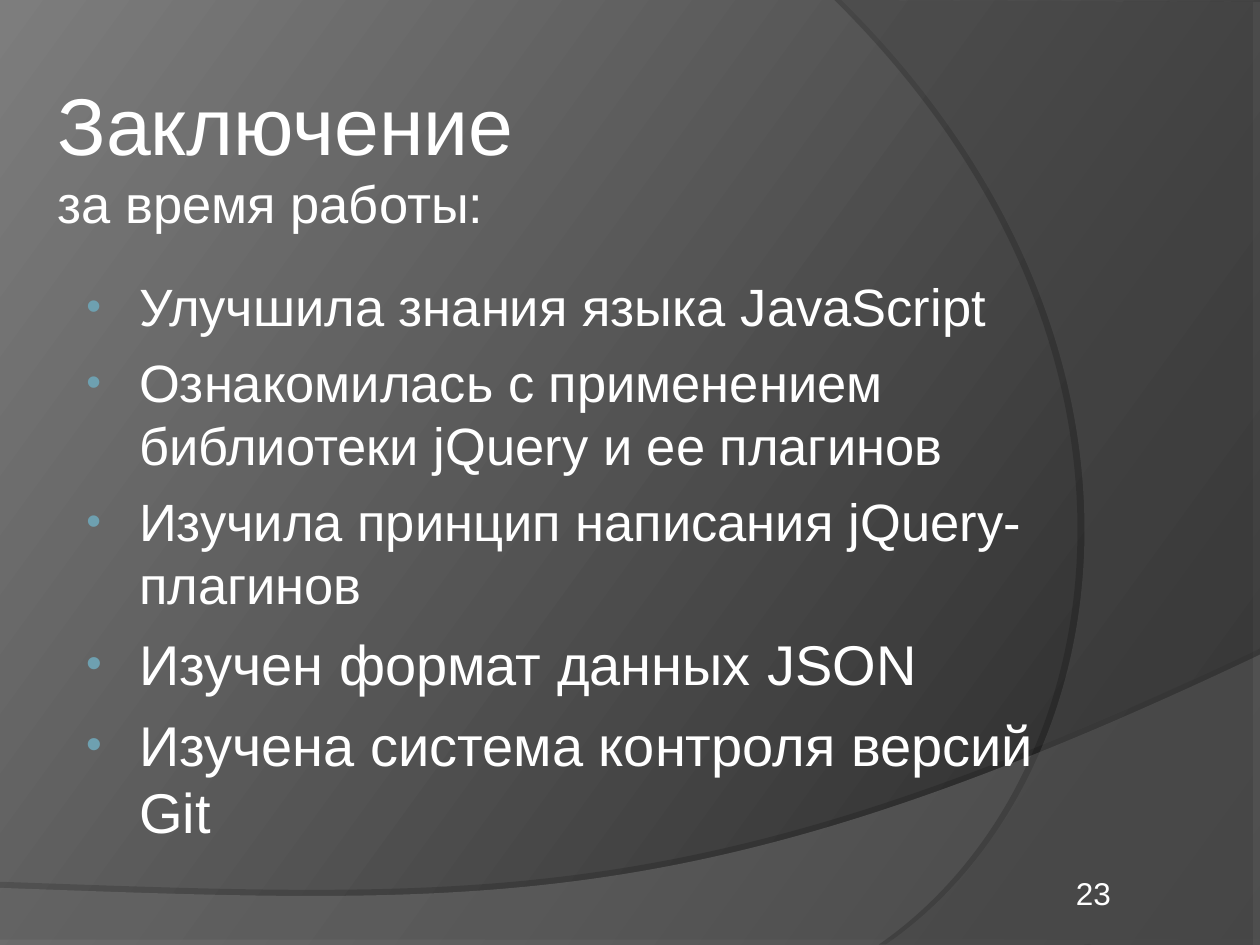
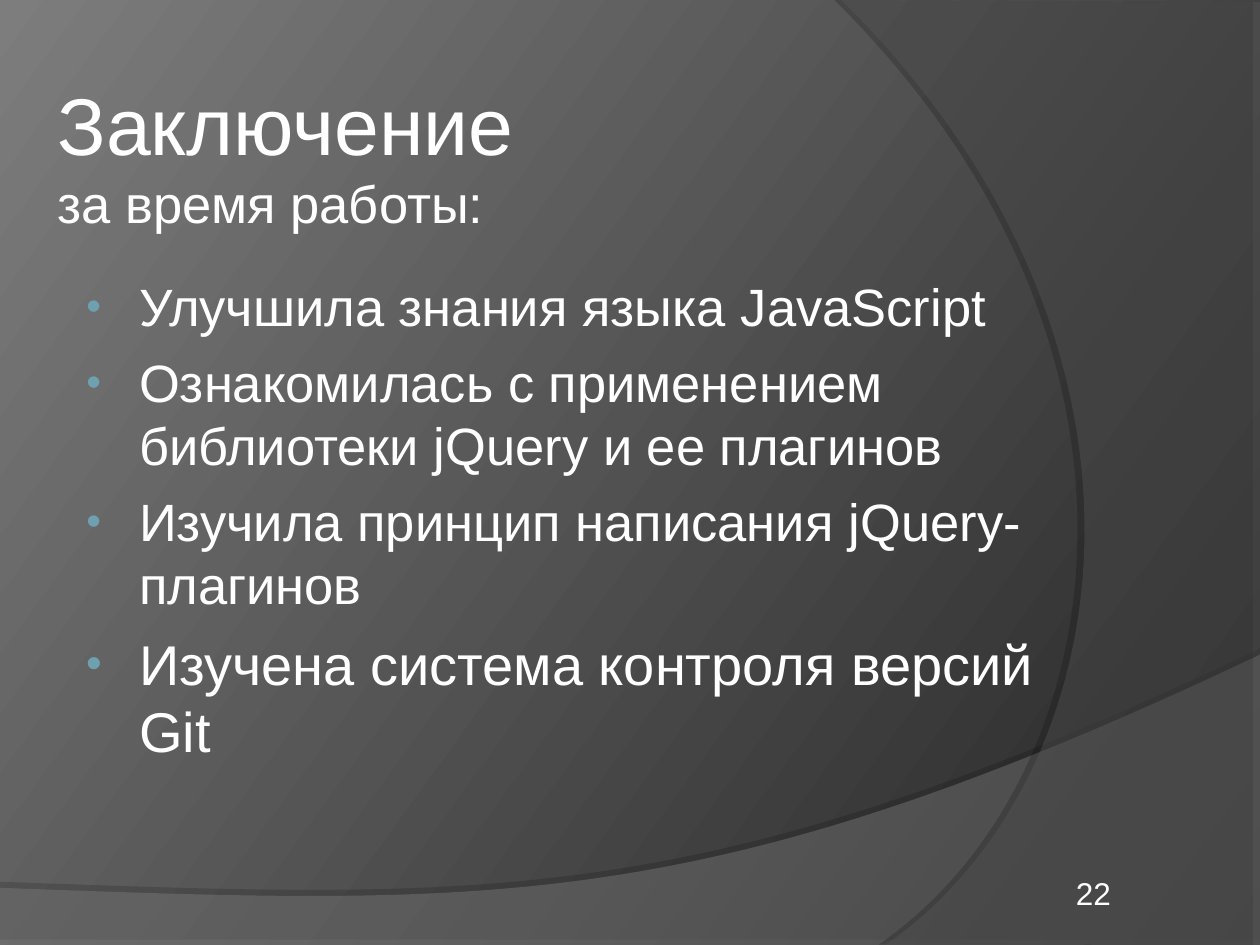
Before and after one commit to elvslv/DiplomaReport, a slide deck: slide 22 of C8503A_Vasilyeva_presentation.ppt (slide 23 before the commit). Drawn at 1260x945 pixels with LibreOffice and Linux fonts; fonts in the diff are those of the drawing. Boxes give left, top, right and bottom in pixels: in the first picture for what was removed or moved away, otherwise in the second. Text is boxed around its words. In the diff, an @@ line names an element or a change of style, - is before the commit and + after.

```diff
--- a/C8503A_Vasilyeva_presentation.ppt
+++ b/C8503A_Vasilyeva_presentation.ppt
@@ text at (x1=139, y1=644, x2=917, y2=696): paragraph removed @@
-• Изучен формат данных JSON
@@ page number at (x1=1076, y1=883, x2=1111, y2=905): text changed @@
-23
+22
```
Also in this commit, not shown: 1 slide added, 1 slide removed, 2 other files.
